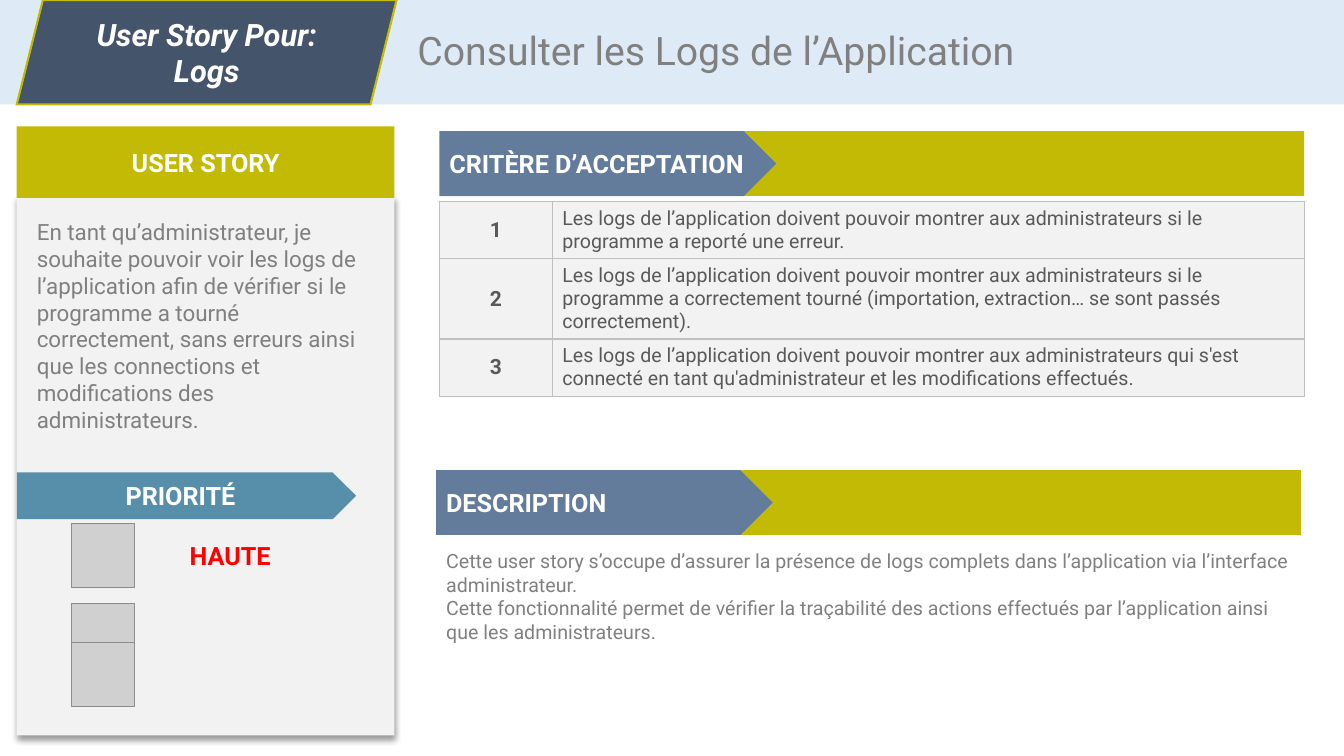
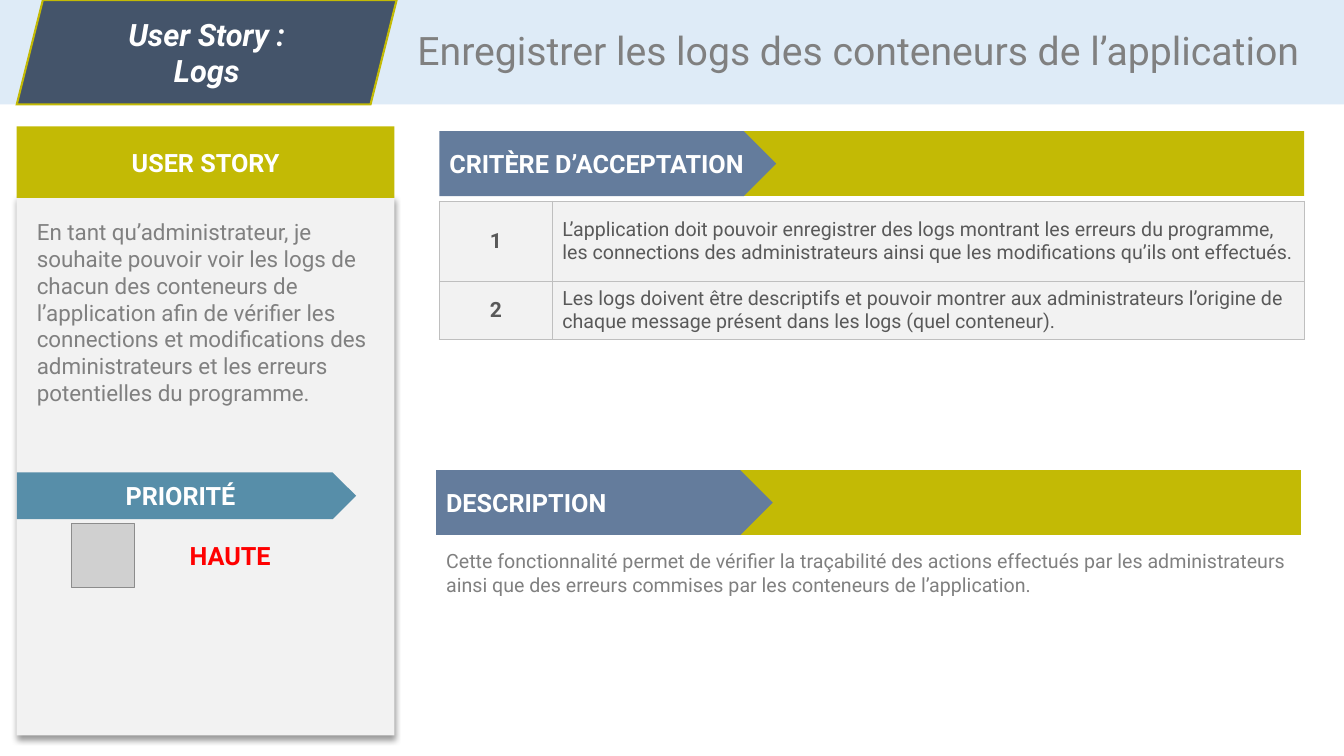
Before and after one commit to CC4K/api-catalog-development, a slide deck: slide 14 of reports/S3-User-Stories/user-stories-dev.odp (slide 11 before the commit). Drawn at 1344x756 pixels with LibreOffice and Linux fonts; fonts in the diff are those of the drawing; grey boxes stand for pictures. Boxes give left, top, right and bottom in pixels: in the first picture for what was removed or moved away, otherwise in the second. Text is boxed around its words. In the diff, an @@ line names an element or a change of style, - is before the commit and + after.

Commit message:
updated user stories (meeting tomorrow)

```diff
--- a/reports/S3-User-Stories/user-stories-dev.odp
+++ b/reports/S3-User-Stories/user-stories-dev.odp
@@ text in parallelogram at box(128, 24, 269, 89): text changed @@
-User Story Pour: Logs
+User Story :
+Logs
@@ text at box(417, 35, 1299, 73): text changed @@
-Consulter les Logs de l’Application
+Enregistrer les logs des conteneurs de l’application
@@ table removed at box(439, 201, 1304, 397), 3 rows, 2 columns @@
-1 | Les logs de l’application doivent pouvoir montrer aux administrateurs si le programme a reporté une erreur.
-2 | Les logs de l’application doivent pouvoir montrer aux administrateurs si le programme a correctement tourné (importation, extraction… se sont passés correctement).
-3 | Les logs de l’application doivent pouvoir montrer aux administrateurs qui s'est connecté en tant qu'administrateur et les modifications effectués.
@@ table added at box(439, 201, 1304, 340), 2 rows, 2 columns @@
+1 | L’application doit pouvoir enregistrer des logs montrant les erreurs du programme, les connections des administrateurs ainsi que les modifications qu’ils ont effectués.
+2 | Les logs doivent être descriptifs et pouvoir montrer aux administrateurs l’origine de chaque message présent dans les logs (quel conteneur).
@@ text at box(37, 223, 366, 406): text changed @@
-En tant qu’administrateur, je souhaite pouvoir voir les logs de l’application afin de vérifier si le programme a tourné correctement, sans erreurs ainsi que les connections et modifications des administrateurs.
+En tant qu’administrateur, je souhaite pouvoir voir les logs de chacun des conteneurs de l’application afin de vérifier les connections et modifications des administrateurs et les erreurs potentielles du programme.
@@ text at box(446, 553, 1285, 596): text changed @@
-Cette user story s’occupe d’assurer la présence de logs complets dans l’application via l’interface administrateur.
-Cette fonctionnalité permet de vérifier la traçabilité des actions effectués par l’application ainsi que les administrateurs.
+Cette fonctionnalité permet de vérifier la traçabilité des actions effectués par les administrateurs ainsi que des erreurs commises par les conteneurs de l’application.
@@ picture removed at box(72, 602, 135, 666) @@
@@ picture removed at box(72, 643, 135, 706) @@
```
Also in this commit, not shown: 9 other slides changed, 4 slides added, 1 slide removed, 11 other files.
